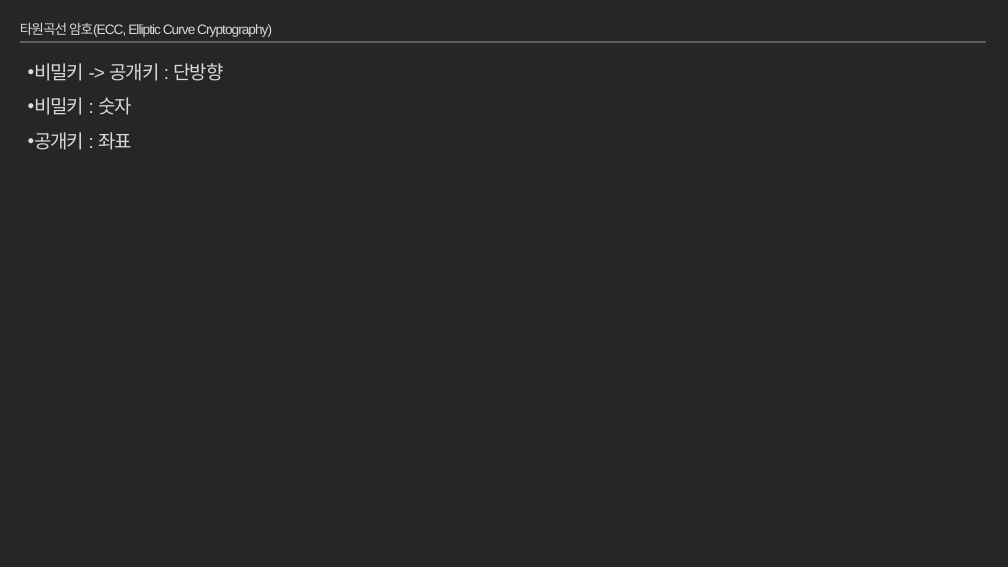
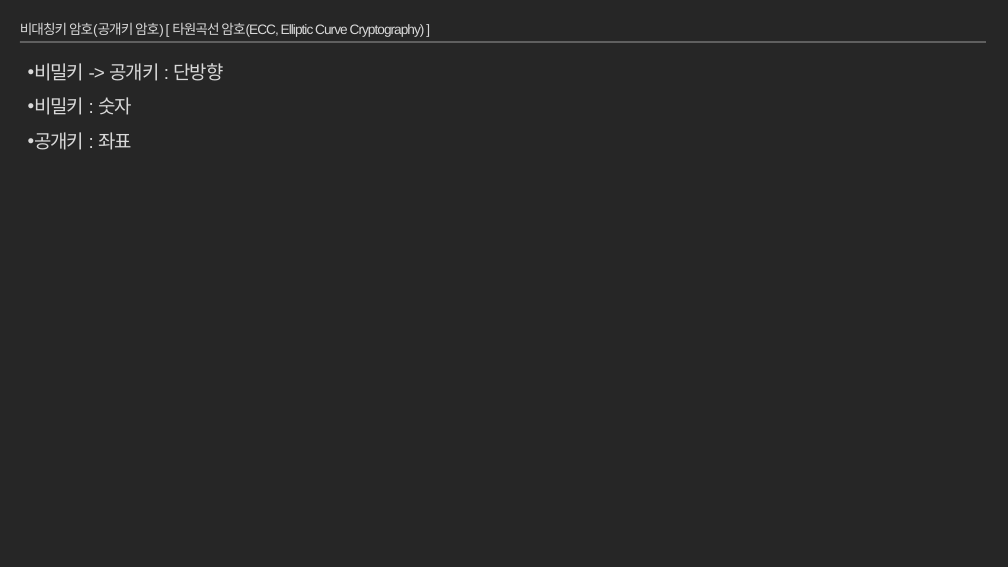
Before and after one commit to moss0801/blockchain-doc, a slide deck: slide 21 of General/Blockchain Part1.pptx. Drawn at 1008x567 pixels with LibreOffice and Linux fonts; fonts in the diff are those of the drawing. Boxes give left, top, right and bottom in pixels: in the first picture for what was removed or moved away, otherwise in the second. Text is boxed around its words. In the diff, an @@ line names an element or a change of style, - is before the commit and + after.

```diff
--- a/General/Blockchain Part1.pptx
+++ b/General/Blockchain Part1.pptx
@@ title at [20,22,425,37]: text changed @@
-타원곡선 암호(ECC, Elliptic Curve Cryptography)
+비대칭키 암호(공개키 암호) [ 타원곡선 암호(ECC, Elliptic Curve Cryptography) ]
```
Also in this commit, not shown: 6 other slides changed, 13 slides added.
